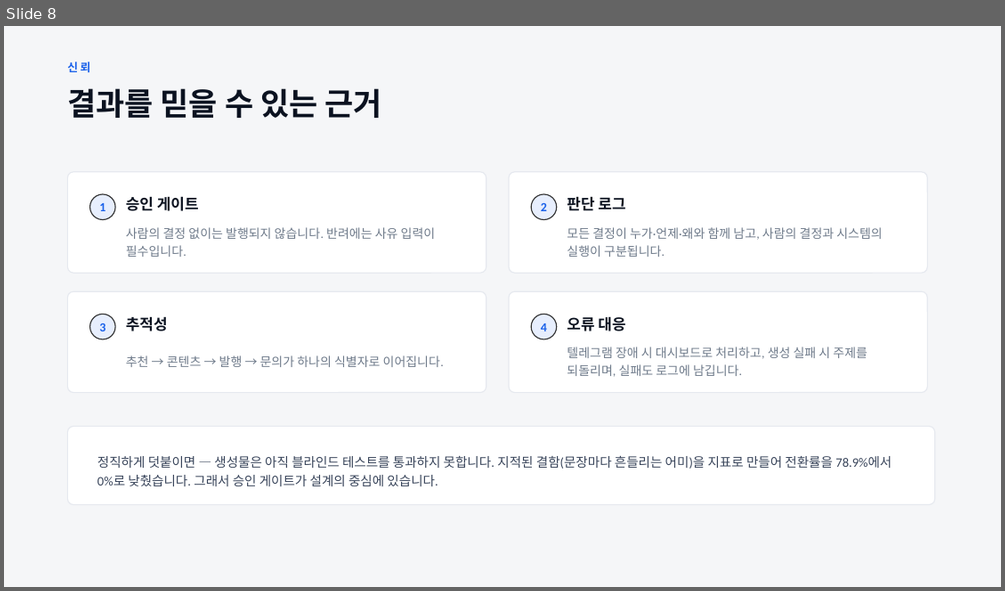
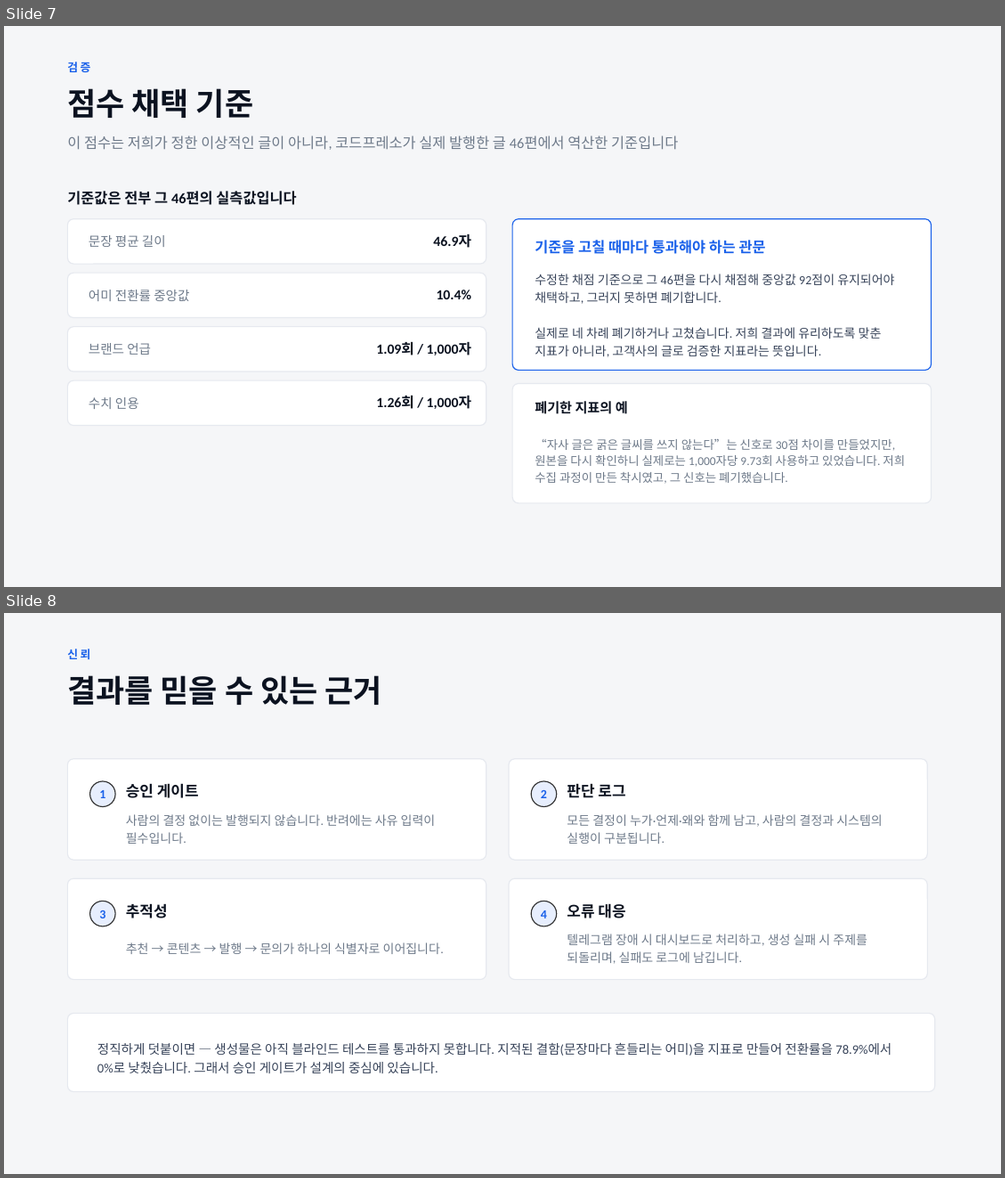
Before and after one commit to donghyun0215/marketingbot, a slide deck: aidlc-docs/deliverables/발표덱.pptx. Shown one above the other, each under a label of ours: slide 8 before the commit, slides 7 and 8 after it. The pictures are 1005x591 and 1005x1178 pixels, drawn with LibreOffice and Linux fonts; fonts in the diff are those of the drawing. Boxes give left, top, right and bottom in pixels: in the first picture for what was removed or moved away, otherwise in the second. Text is boxed around its words. In the diff, an @@ line names an element or a change of style, - is before the commit and + after.

```diff
--- a/aidlc-docs/deliverables/발표덱.pptx
+++ b/aidlc-docs/deliverables/발표덱.pptx
@@ slide 7 added at (x1=4, y1=26, x2=1001, y2=587), background #F5F6F8 @@
@@ text added at (x1=67, y1=62, x2=90, y2=72), 11 pt, text #1A61EA, bold @@
+검증
@@ text added at (x1=67, y1=88, x2=253, y2=118), 30 pt, text #0B1220, bold @@
+점수 채택 기준
@@ text added at (x1=67, y1=135, x2=678, y2=150), 14 pt, text #6E7A8A @@
+이 점수는 저희가 정한 이상적인 글이 아니라, 코드프레소가 실제 발행한 글 46편에서 역산한 기준입니다
@@ text added at (x1=67, y1=191, x2=296, y2=205), 14 pt, text #0B1220, bold @@
+기준값은 전부 그 46편의 실측값입니다
@@ rounded rectangle added at (x1=67, y1=219, x2=486, y2=264), fill #FFFFFF, outline #E6E9EF 1 pt @@
@@ text added at (x1=89, y1=235, x2=166, y2=247), 12.5 pt, text #6E7A8A @@
+문장 평균 길이
@@ text added at (x1=433, y1=233, x2=471, y2=248), 13.5 pt, text #0B1220, bold @@
+46.9자
@@ rounded rectangle added at (x1=512, y1=219, x2=931, y2=370), fill #FFFFFF, outline #1A61EA 1 pt @@
@@ text added at (x1=534, y1=240, x2=766, y2=254), 14 pt, text #1A61EA, bold @@
+기준을 고칠 때마다 통과해야 하는 관문
@@ rounded rectangle added at (x1=67, y1=273, x2=486, y2=318), fill #FFFFFF, outline #E6E9EF 1 pt @@
@@ text added at (x1=89, y1=289, x2=189, y2=301), 12.5 pt, text #6E7A8A @@
+어미 전환률 중앙값
@@ text added at (x1=437, y1=289, x2=471, y2=299), 13.5 pt, text #0B1220, bold @@
+10.4%
@@ text added at (x1=534, y1=273, x2=894, y2=357), 12 pt, text #38445A @@
+수정한 채점 기준으로 그 46편을 다시 채점해 중앙값 92점이 유지되어야 채택하고, 그러지 못하면 폐기합니다.
+실제로 네 차례 폐기하거나 고쳤습니다. 저희 결과에 유리하도록 맞춘 지표가 아니라, 고객사의 글로 검증한 지표라는 뜻입니다.
@@ rounded rectangle added at (x1=67, y1=327, x2=486, y2=371), fill #FFFFFF, outline #E6E9EF 1 pt @@
@@ text added at (x1=89, y1=343, x2=151, y2=354), 12.5 pt, text #6E7A8A @@
+브랜드 언급
@@ text added at (x1=376, y1=341, x2=471, y2=355), 13.5 pt, text #0B1220, bold @@
+1.09회 / 1,000자
@@ rounded rectangle added at (x1=67, y1=380, x2=486, y2=426), fill #FFFFFF, outline #E6E9EF 1 pt @@
@@ text added at (x1=89, y1=397, x2=139, y2=409), 12.5 pt, text #6E7A8A @@
+수치 인용
@@ text added at (x1=376, y1=395, x2=471, y2=409), 13.5 pt, text #0B1220, bold @@
+1.26회 / 1,000자
@@ rounded rectangle added at (x1=512, y1=384, x2=931, y2=503), fill #FFFFFF, outline #E6E9EF 1 pt @@
@@ text added at (x1=534, y1=399, x2=628, y2=417), 13 pt, text #0B1220, bold @@
+폐기한 지표의 예
@@ text added at (x1=534, y1=439, x2=905, y2=483), 11.5 pt, text #6E7A8A @@
+“자사 글은 굵은 글씨를 쓰지 않는다”는 신호로 30점 차이를 만들었지만, 원본을 다시 확인하니 실제로는 1,000자당 9.73회 사용하고 있었습니다. 저희 수집 과정이 만든 착시였고, 그 신호는 폐기했습니다.
```
Also in this commit, not shown: 2 slides changed, 1 slide removed, 13 other files.
